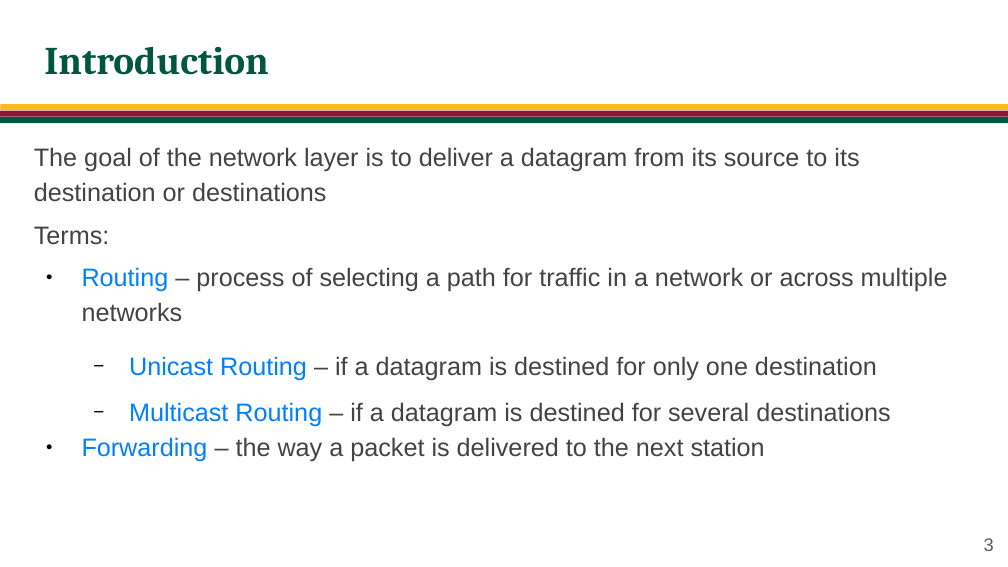
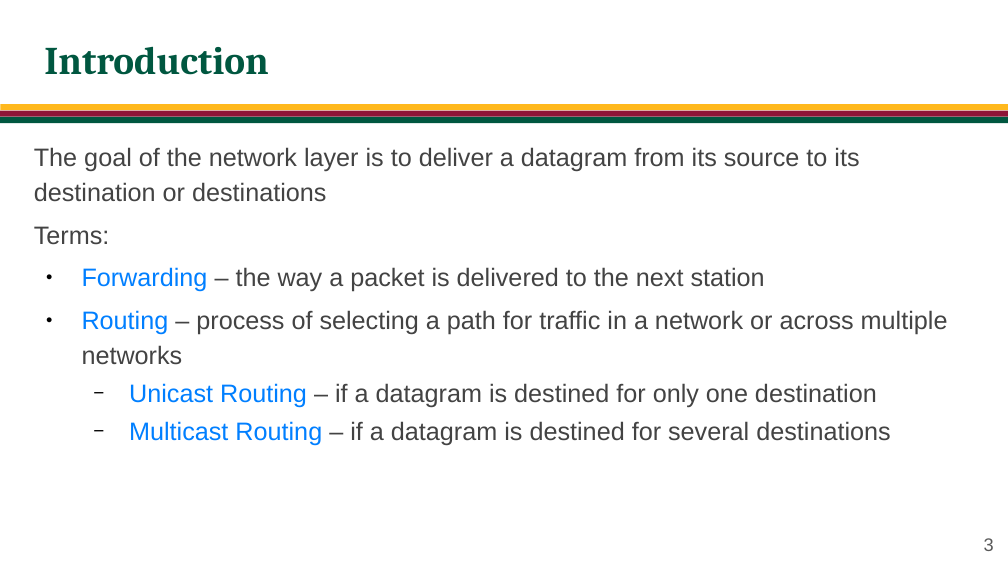
Before and after one commit to jachermocilla/extra-course-materials, a slide deck: slide 3 of cmsc137/slides-rsm/CMSC 137 - 21 - Routing.odp. Drawn at 1008x567 pixels with LibreOffice and Linux fonts; fonts in the diff are those of the drawing; background and template pictures are left out. Boxes give left, top, right and bottom in pixels: in the first picture for what was removed or moved away, otherwise in the second. Text is boxed around its words. In the diff, an @@ line names an element or a change of style, - is before the commit and + after.

```diff
--- a/cmsc137/slides-rsm/CMSC 137 - 21 - Routing.odp
+++ b/cmsc137/slides-rsm/CMSC 137 - 21 - Routing.odp
@@ text at [82, 267, 765, 292]: paragraph added @@
+● Forwarding – the way a packet is delivered to the next station
@@ text at [129, 383, 890, 446]: less space between paragraphs @@
@@ text at [82, 437, 765, 462]: paragraph removed @@
-● Forwarding – the way a packet is delivered to the next station
```
Also in this commit, not shown: 7 slides removed, 38 other files.
